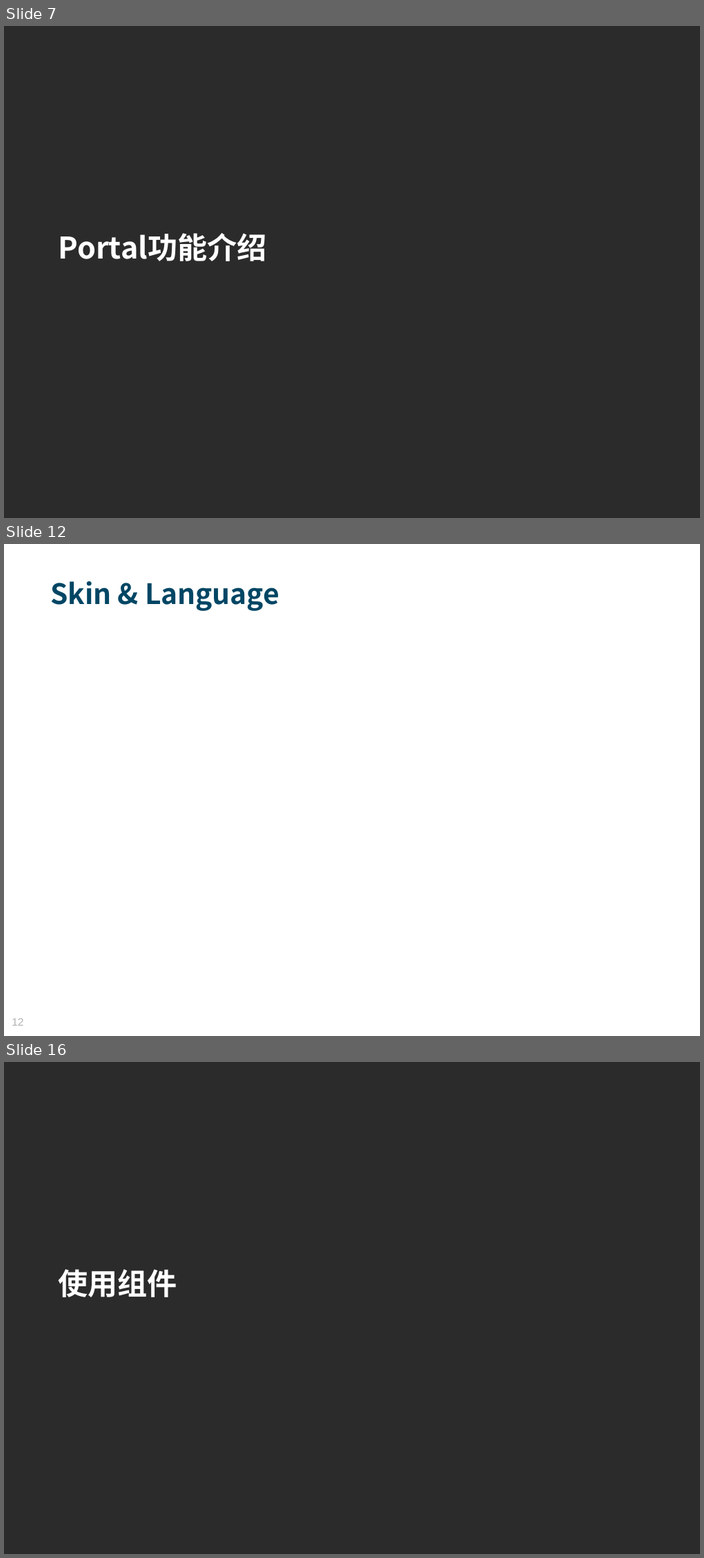
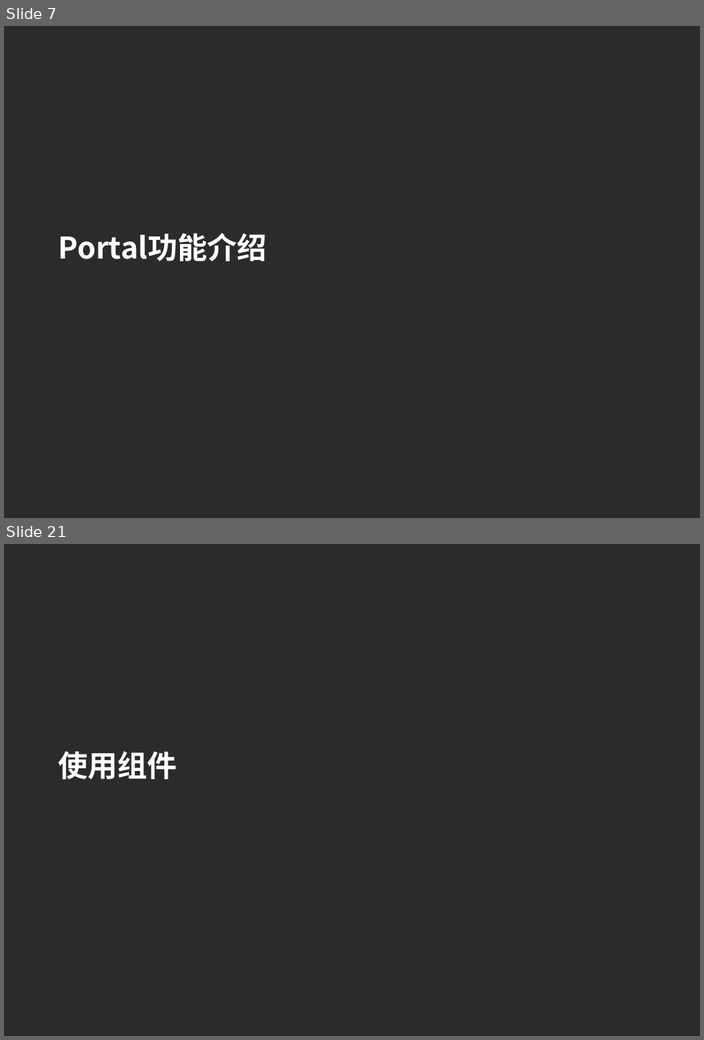
Before and after one commit to MosesZhu/Cube, a slide deck: Document/New Webframework Introduction.ppt. Shown one above the other, each under a label of ours: slides 7, 12 and 16 before the commit, slides 7 and 21 after it; the slides between them are not shown. The pictures are 704x1558 and 704x1040 pixels, drawn with LibreOffice and Linux fonts; fonts in the diff are those of the drawing; background and template pictures are left out; a plain dark background stands for a picture behind light text. Boxes give left, top, right and bottom in pixels: in the first picture for what was removed or moved away, otherwise in the second. Text is boxed around its words. In the diff, an @@ line names an element or a change of style, - is before the commit and + after.

```diff
--- a/Document/New Webframework Introduction.ppt
+++ b/Document/New Webframework Introduction.ppt
@@ slide 12 removed at box(4, 544, 700, 1036), background picture (left out) @@
@@ text removed at box(50, 581, 279, 611) @@
-Skin & Language
@@ page number removed at box(12, 1018, 23, 1026) @@
-12
@@ what was slide 16 is now slide 21 @@
```
Also in this commit, not shown: 4 slides changed, 11 slides added, 4 other slides removed, 1 other file.
